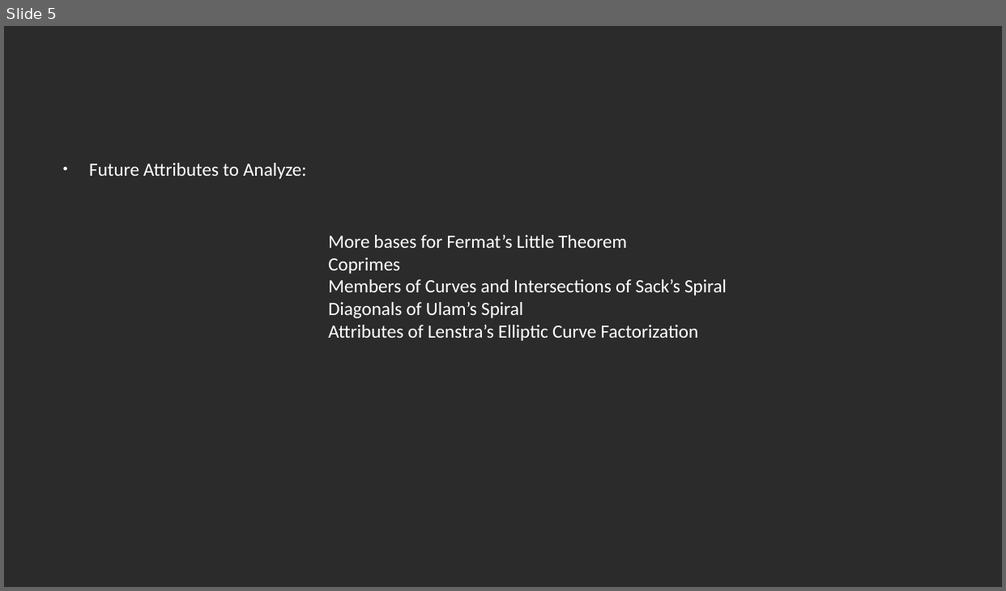
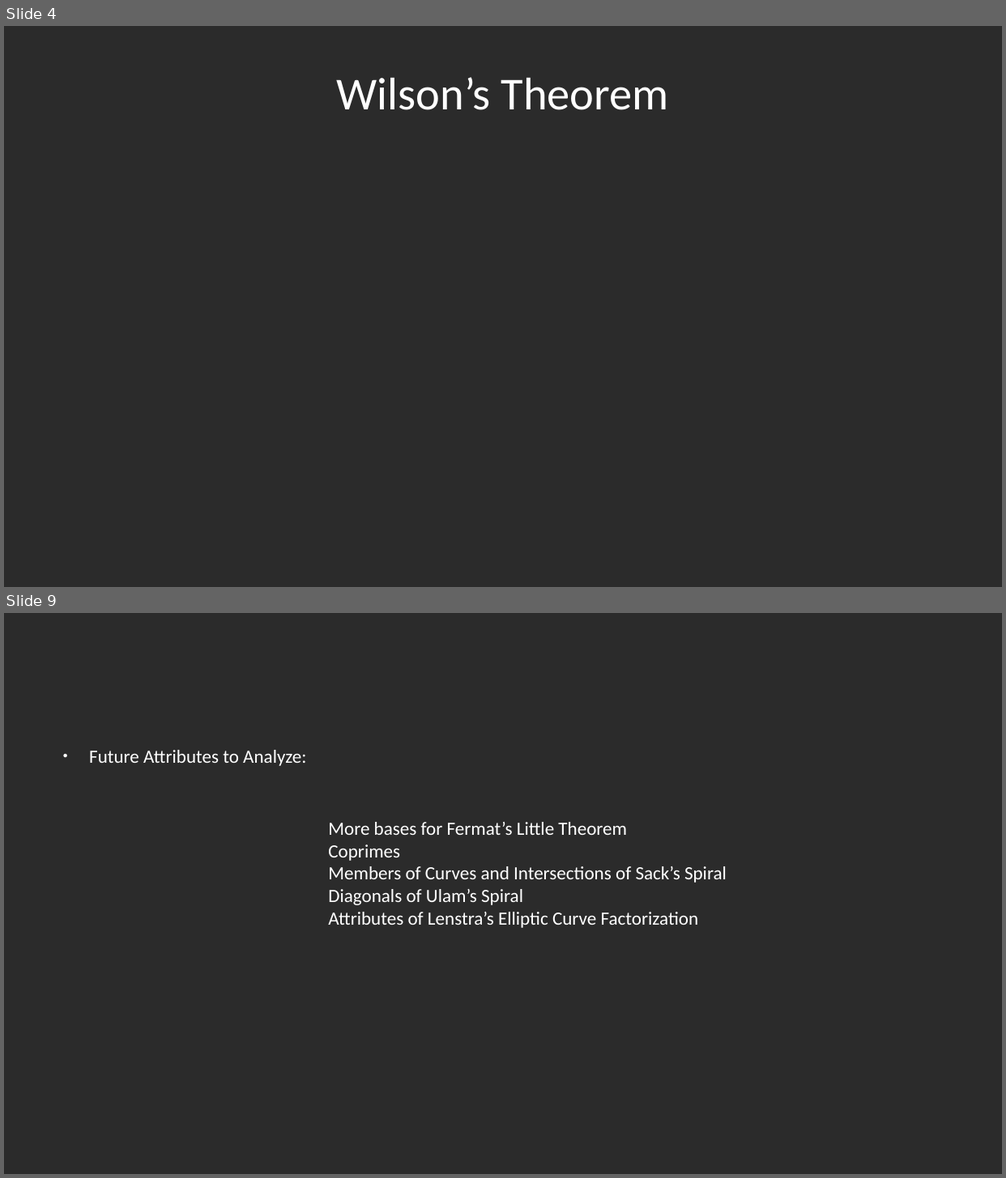
Before and after one commit to rohansaha/CSC-635-Data-Mining-, a slide deck: Classifying natural numbers.pptx. Shown one above the other, each under a label of ours: slide 5 before the commit, slides 4 and 9 after it; the slides between them are not shown. The pictures are 1006x591 and 1006x1178 pixels, drawn with LibreOffice and Linux fonts; fonts in the diff are those of the drawing; grey boxes stand for pictures; background and template pictures are left out; a plain dark background stands for a picture behind light text. Boxes give left, top, right and bottom in pixels: in the first picture for what was removed or moved away, otherwise in the second. Text is boxed around its words. In the diff, an @@ line names an element or a change of style, - is before the commit and + after.

```diff
--- a/Classifying natural numbers.pptx
+++ b/Classifying natural numbers.pptx
@@ slide 4 added at box(4, 26, 1002, 587), background picture (left out) @@
@@ title added at box(337, 77, 669, 110), 44 pt, text #FFFFFF @@
+Wilson’s Theorem
@@ what was slide 5 is now slide 9 @@
```
Also in this commit, not shown: 3 slides changed, 5 other slides added, 2 slides removed.
